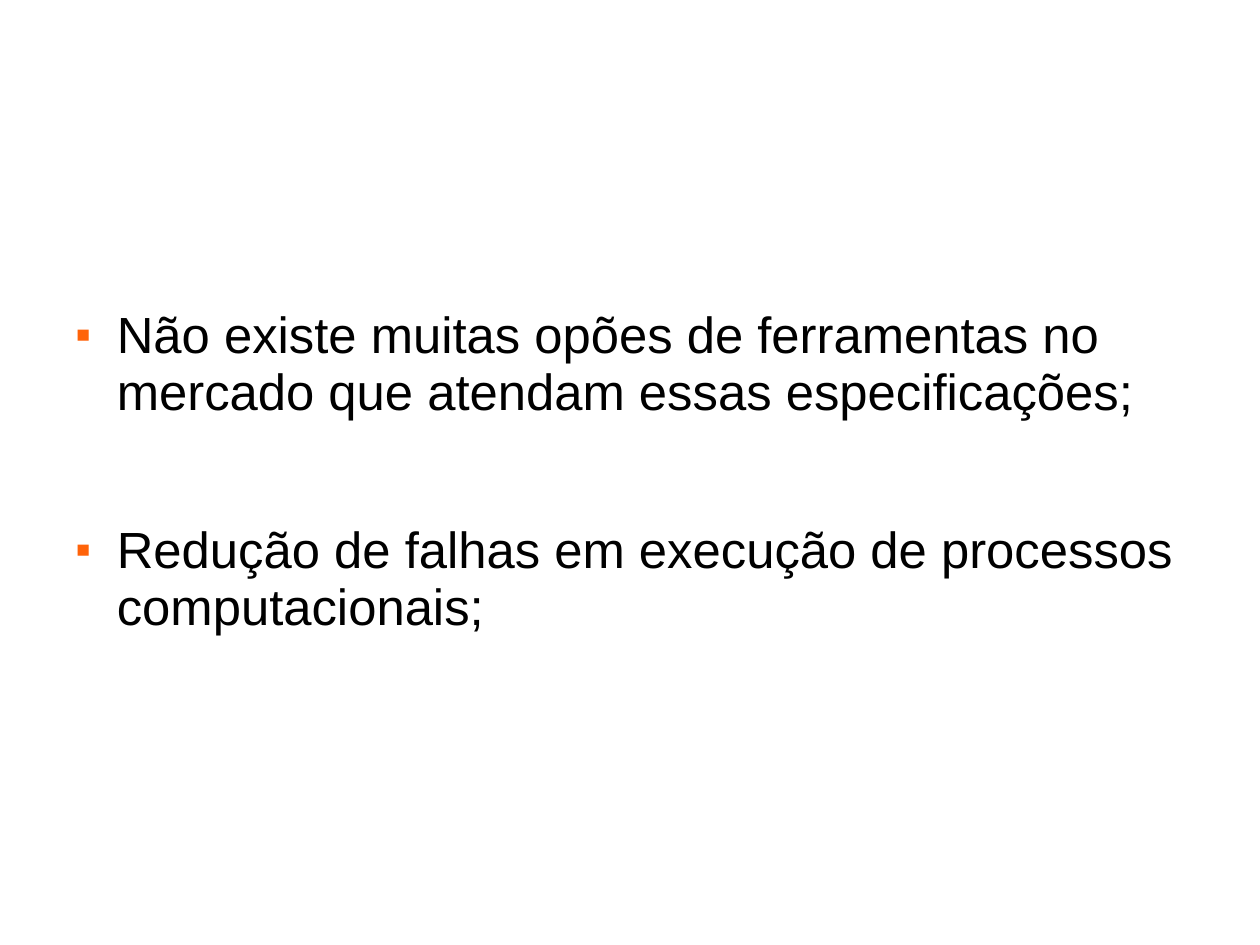
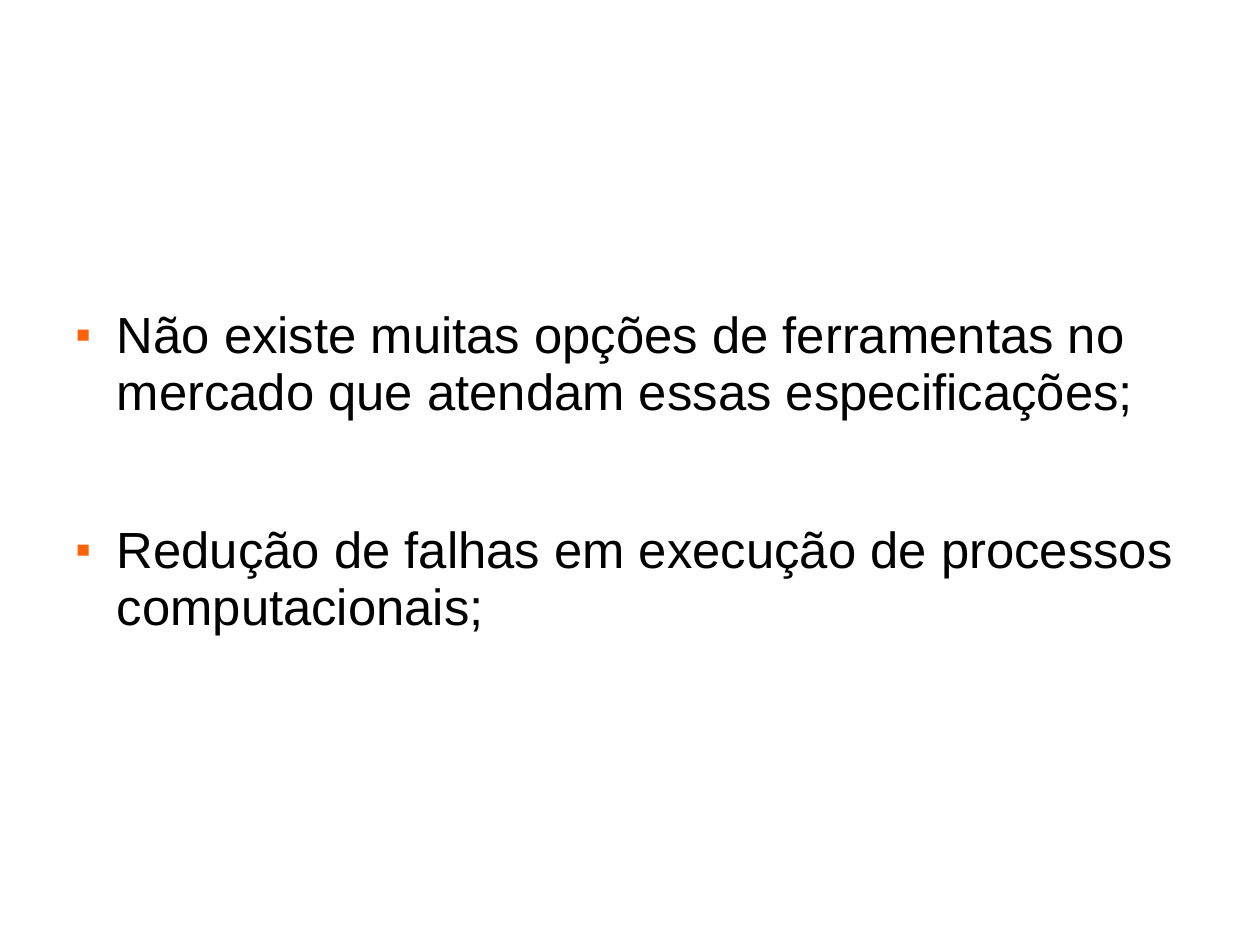
Before and after one commit to processboss/assembla-tcc-pre-projeto, a slide deck: slide 11 of doc/Documentação/Apresentação.ppt (slide 10 before the commit). Drawn at 1260x945 pixels with LibreOffice and Linux fonts; fonts in the diff are those of the drawing; background and template pictures are left out. Boxes give left, top, right and bottom in pixels: in the first picture for what was removed or moved away, otherwise in the second. Text is boxed around its words. In the diff, an @@ line names an element or a change of style, - is before the commit and + after.

```diff
--- a/doc/Documentação/Apresentação.ppt
+++ b/doc/Documentação/Apresentação.ppt
@@ text at (x1=117, y1=316, x2=1133, y2=420): text changed @@
-■ Não existe muitas opões de ferramentas no mercado que atendam essas especificações;
+■ Não existe muitas opções de ferramentas no mercado que atendam essas especificações;
```
Also in this commit, not shown: 2 other slides changed, 1 slide added, 29 other files.
